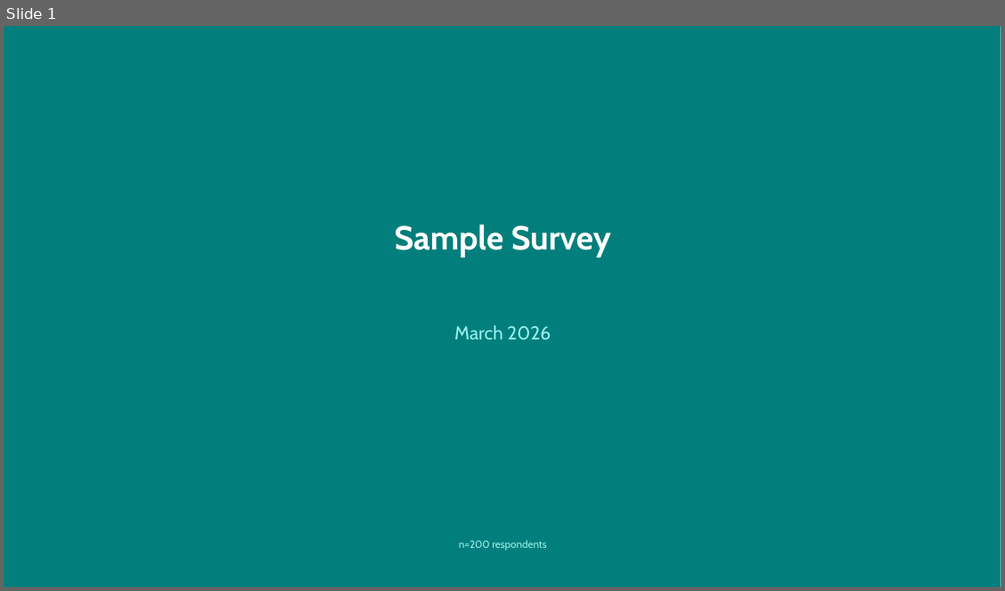
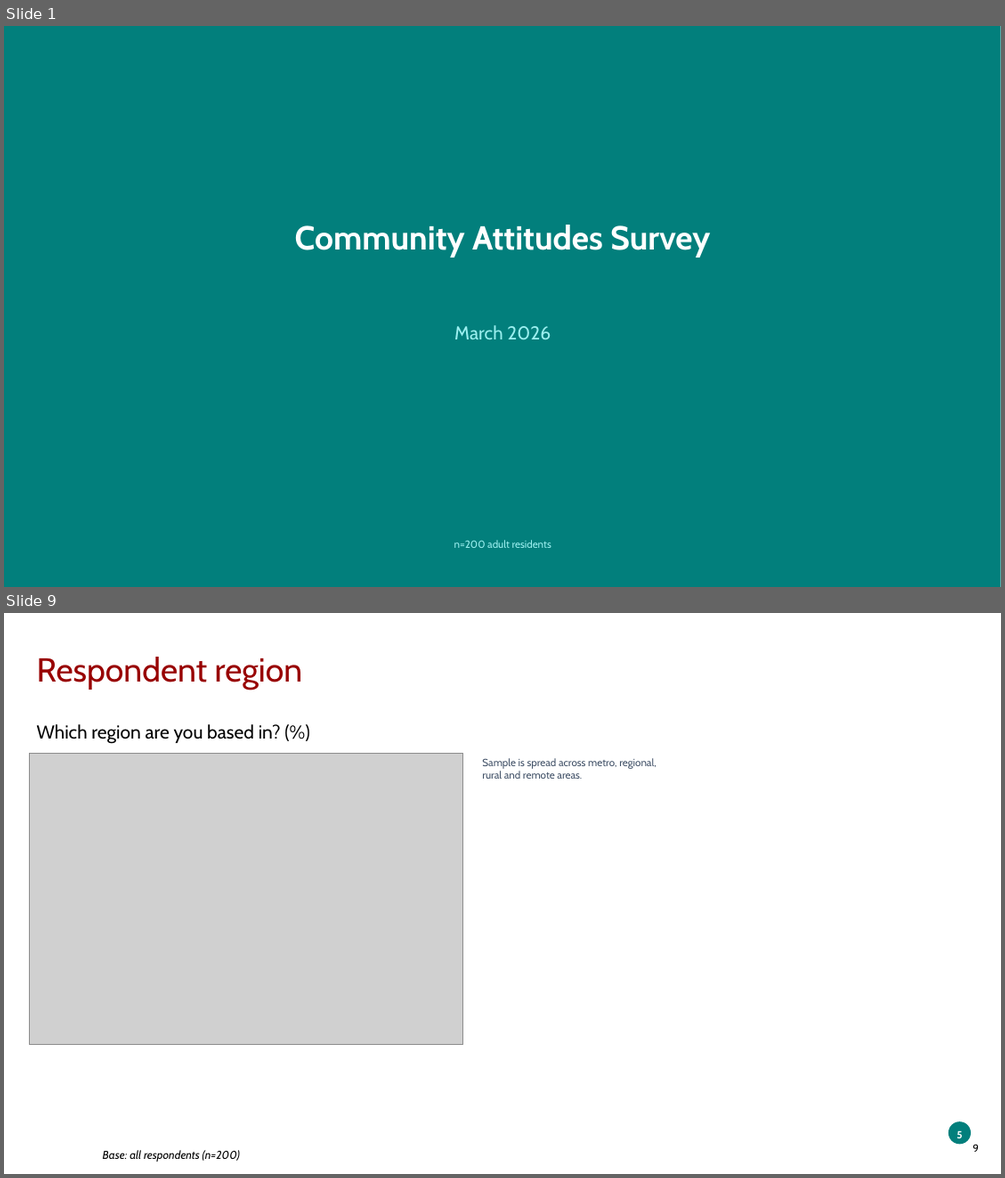
Before and after one commit to ThomasB4242/Test-1, a slide deck: sample_data/output.pptx. Shown one above the other, each under a label of ours: slide 1 before the commit, slides 1 and 9 after it; the slides between them are not shown. The pictures are 1005x591 and 1005x1178 pixels, drawn with LibreOffice and Linux fonts; fonts in the diff are those of the drawing; grey boxes stand for pictures; background and template pictures are left out. Boxes give left, top, right and bottom in pixels: in the first picture for what was removed or moved away, otherwise in the second. Text is boxed around its words. In the diff, an @@ line names an element or a change of style, - is before the commit and + after.

```diff
--- a/sample_data/output.pptx
+++ b/sample_data/output.pptx
@@ slide 9 added at (4, 613, 1001, 1174), background picture (left out) @@
@@ title added at (37, 657, 303, 689), 32 pt, text #980000 @@
+Respondent region
@@ text added at (37, 724, 281, 744), 18 pt, text #000000 @@
+Which region are you based in? (%)
@@ picture added at (30, 753, 463, 1045) @@
@@ text added at (482, 758, 656, 779), 10 pt, text #44546A @@
+Sample is spread across metro, regional,
+rural and remote areas.
@@ ellipse added at (948, 1121, 971, 1144), fill #027F7C @@
@@ text added at (956, 1131, 962, 1138), 10 pt, text #FFFFFF, bold @@
+5
@@ page number added at (972, 1143, 979, 1151), 10 pt, text #000000 @@
+9
@@ text added at (103, 1150, 240, 1161), 11 pt, text #000000, italic @@
+Base: all respondents (n=200)
@@ slide 1 changed as well @@
@@ text at (295, 224, 710, 257): text changed @@
-Sample Survey
+Community Attitudes Survey
@@ text at (454, 540, 551, 548): text changed @@
-n=200 respondents
+n=200 adult residents
```
Also in this commit, not shown: 8 other slides added, 6 slides removed, 2 other files.
